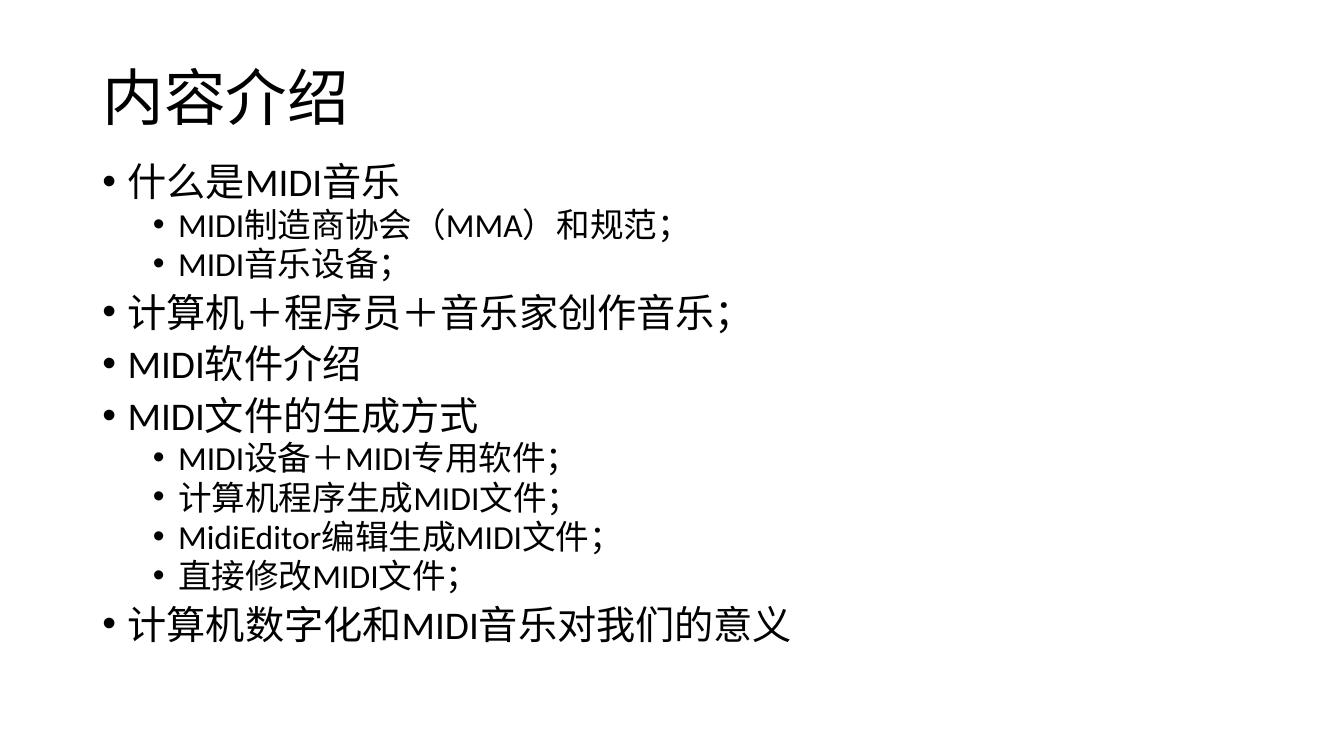
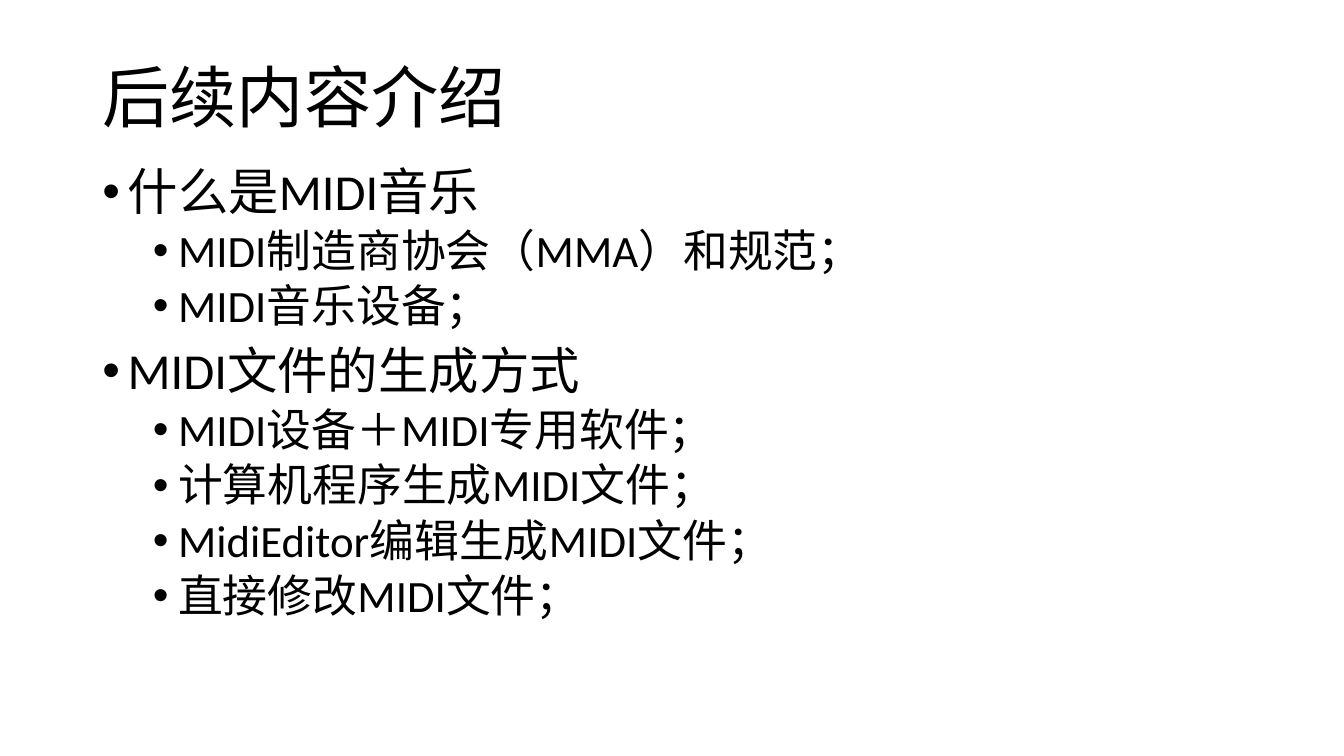
Before and after one commit to huntercao/shared_files, a slide deck: slide 7 of midi/docs/ppt/midi_introduction.pptx (slide 2 before the commit). Drawn at 1344x756 pixels with LibreOffice and Linux fonts; fonts in the diff are those of the drawing. Boxes give left, top, right and bottom in pixels: in the first picture for what was removed or moved away, otherwise in the second. Text is boxed around its words. In the diff, an @@ line names an element or a change of style, - is before the commit and + after.

Commit message:
Update PPT.

```diff
--- a/midi/docs/ppt/midi_introduction.pptx
+++ b/midi/docs/ppt/midi_introduction.pptx
@@ title at bbox=[102, 65, 505, 128]: text changed; size 44 to 48 pt @@
-内容介绍
+后续内容介绍
@@ text "什么是MIDI音乐" at bbox=[128, 167, 862, 619]: size 28 to 36 pt in "什么是MIDI音乐", "MIDI文件的生成方式"; size 24 to 32 pt in "MIDI制造商协会（MMA）和规范；", "MIDI音乐设备；", "MIDI设备＋MIDI专用软件；", "计算机程序生成MIDI文件；" and 2 more places; line spacing 0.8 to 0.9 @@
@@ text at bbox=[128, 294, 754, 382]: paragraphs removed @@
-• 计算机＋程序员＋音乐家创作音乐；
-• MIDI软件介绍
@@ text at bbox=[128, 606, 792, 643]: paragraph removed @@
-• 计算机数字化和MIDI音乐对我们的意义
```
Also in this commit, not shown: 2 slides added.
